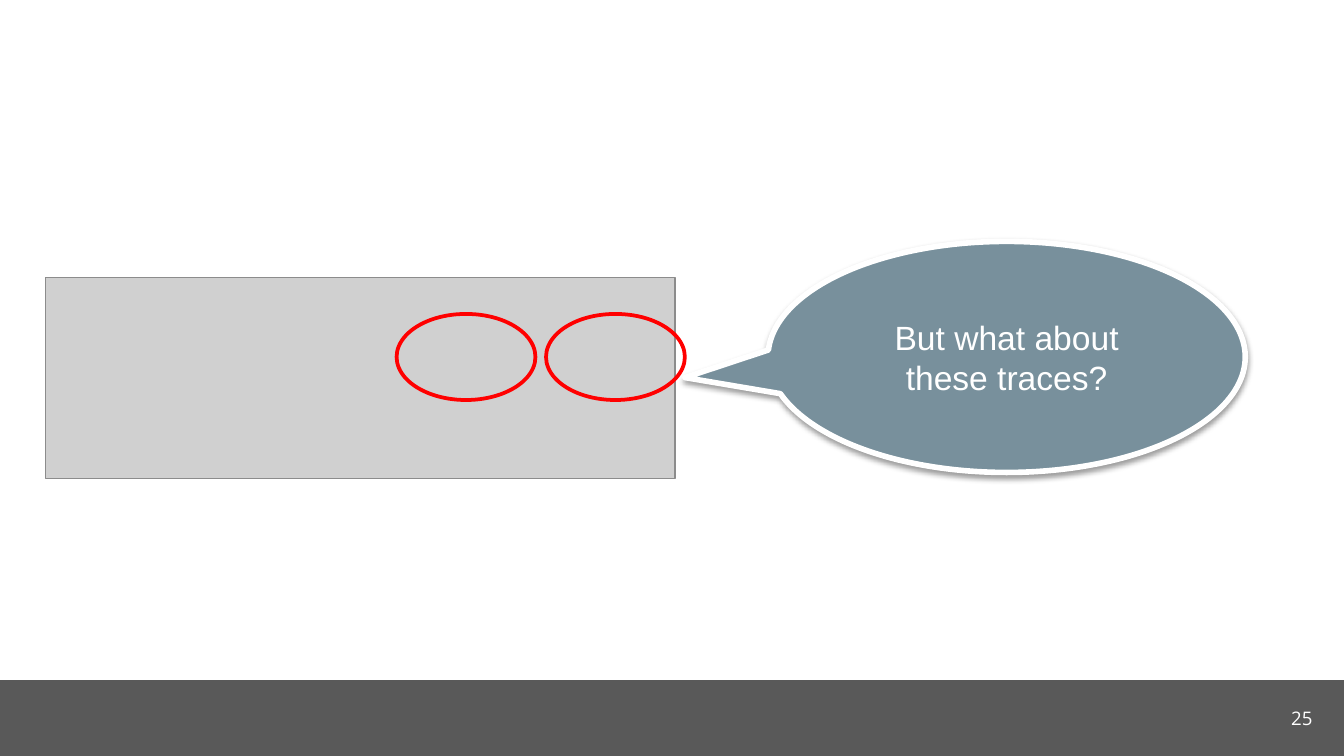
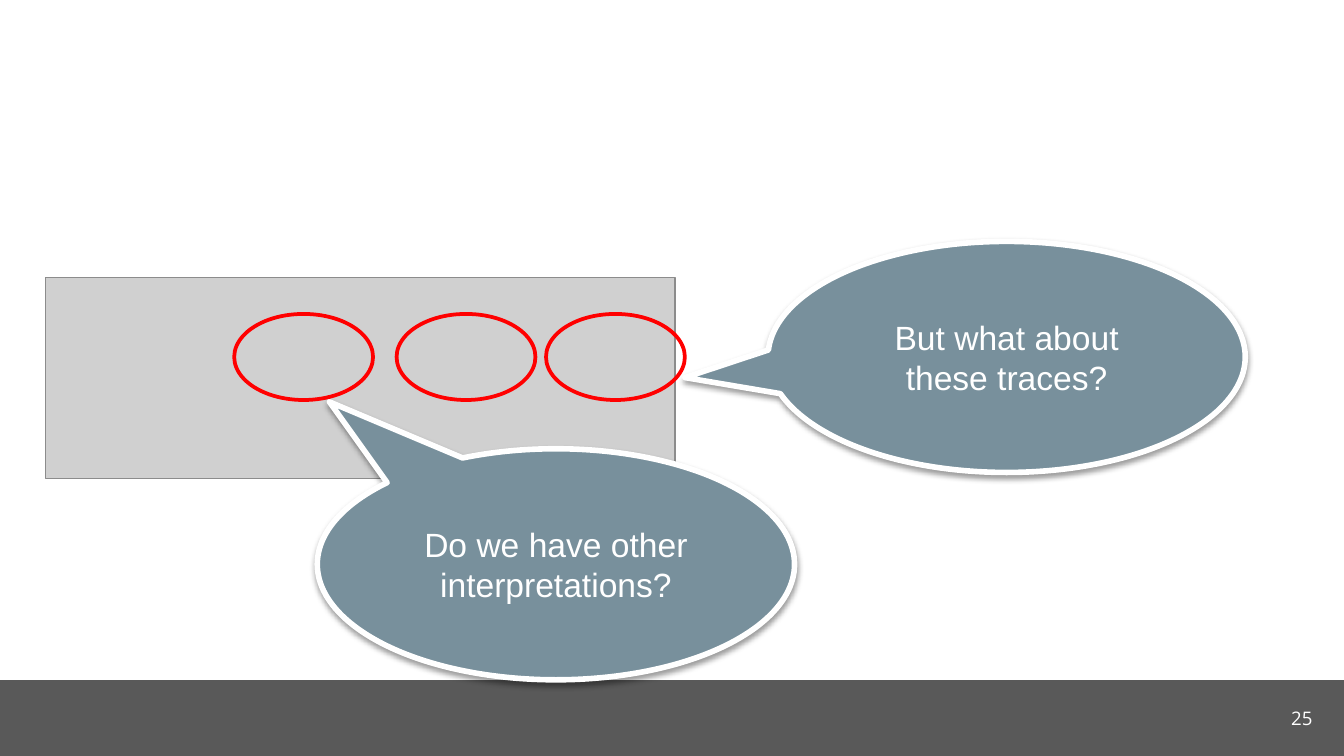
Before and after one commit to cmu-soda/Robustness, a slide deck: slide 25 of Robustness.pptx. Drawn at 1344x756 pixels with LibreOffice and Linux fonts; fonts in the diff are those of the drawing; grey boxes stand for pictures; background and template pictures are left out. Boxes give left, top, right and bottom in pixels: in the first picture for what was removed or moved away, otherwise in the second. Text is boxed around its words. In the diff, an @@ line names an element or a change of style, - is before the commit and + after.

```diff
--- a/Robustness.pptx
+++ b/Robustness.pptx
@@ ellipse added at (x1=234, y1=314, x2=372, y2=401), outline #FF0000 2 pt @@
@@ speech bubble added at (x1=317, y1=449, x2=794, y2=680), fill #78909C, outline #FFFFFF 3 pt, 18 pt, text #FFFFFF @@
+Do we have other interpretations?
```
Also in this commit, not shown: 8 other slides changed, 1 slide added, 2 other files.
